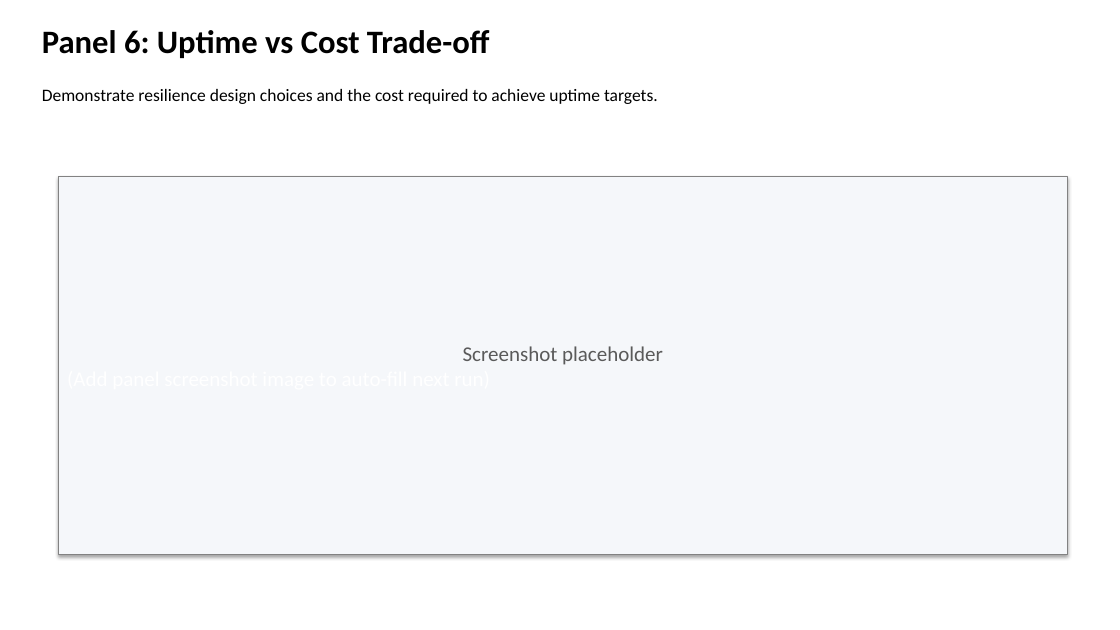
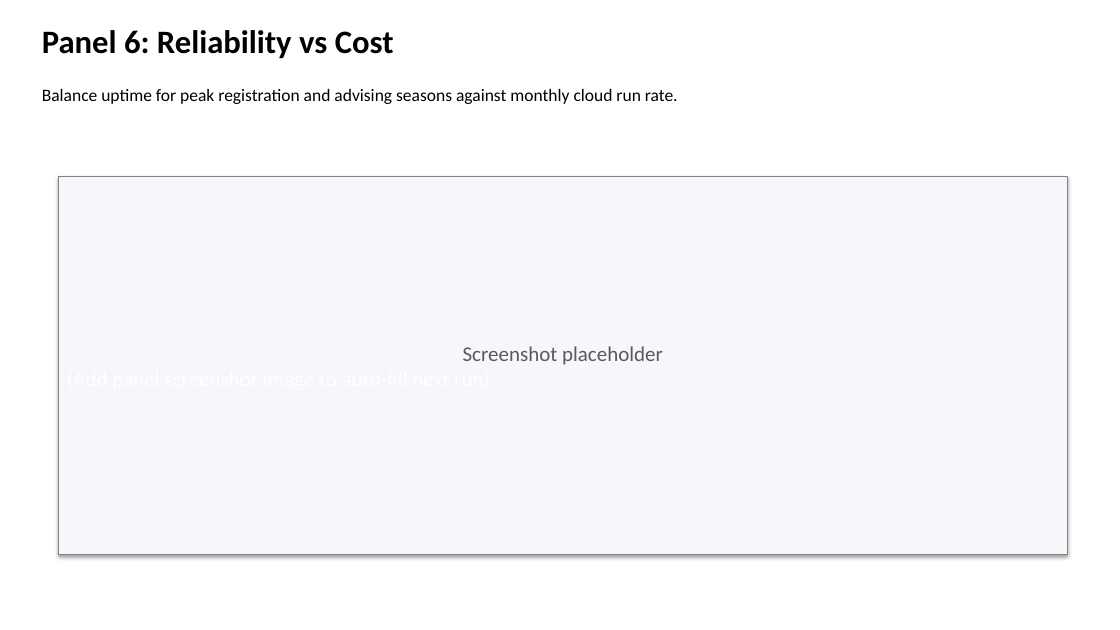
Before and after one commit to YanZ0314/Advanced-Cloud-Technology-Management, a slide deck: slide 4 of capstone/Capstone_6_Panel_Narrative_Deck.pptx. Drawn at 1120x630 pixels with LibreOffice and Linux fonts; fonts in the diff are those of the drawing. Boxes give left, top, right and bottom in pixels: in the first picture for what was removed or moved away, otherwise in the second. Text is boxed around its words. In the diff, an @@ line names an element or a change of style, - is before the commit and + after.

```diff
--- a/capstone/Capstone_6_Panel_Narrative_Deck.pptx
+++ b/capstone/Capstone_6_Panel_Narrative_Deck.pptx
@@ text at bbox=[42, 30, 394, 58]: text changed @@
-Panel 6: Uptime vs Cost Trade-off
+Panel 6: Reliability vs Cost
@@ text at bbox=[42, 89, 678, 104]: text changed @@
-Demonstrate resilience design choices and the cost required to achieve uptime targets.
+Balance uptime for peak registration and advising seasons against monthly cloud run rate.
```
Also in this commit, not shown: 4 other slides changed, 1 slide added, 1 slide removed, 10 other files.
